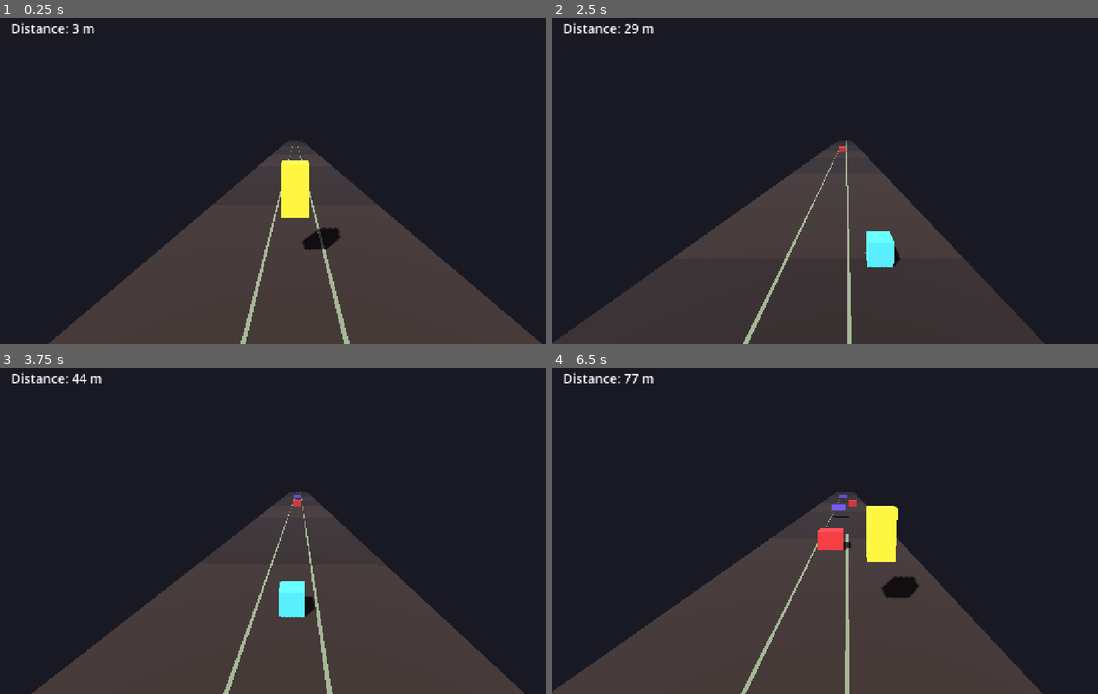
Above: before the commit, frames 1-4 (two rows, left to right).
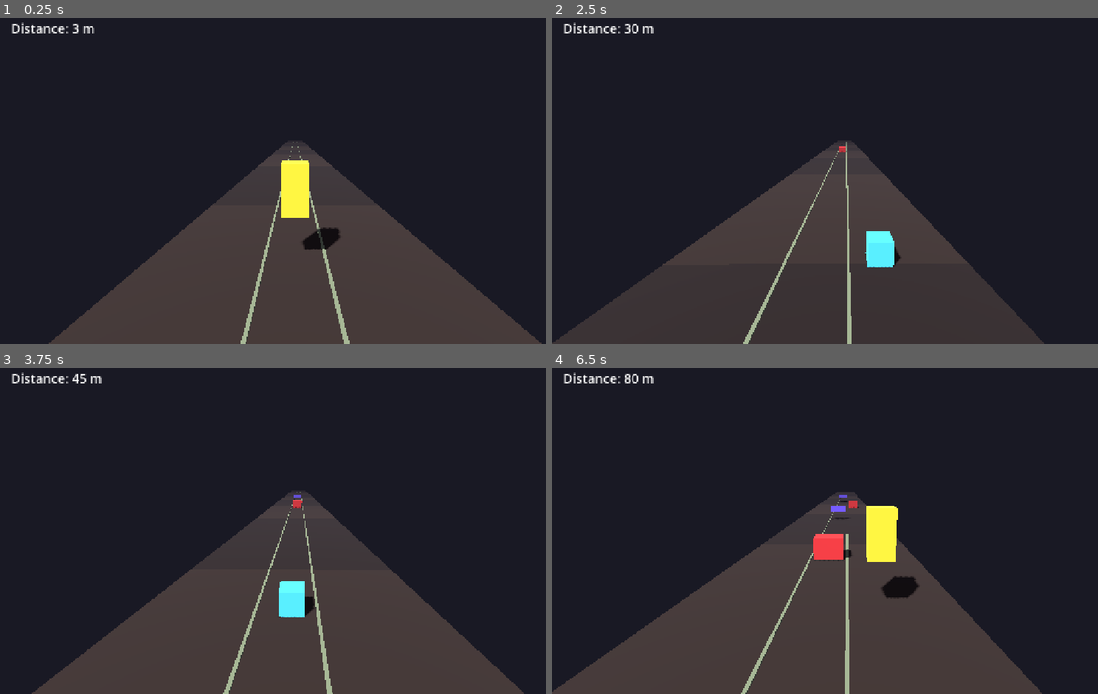
Above: after the commit, the same moments.

Repository: DanielEleojo/tribulation
Game: Godot game, scene res://scenes/game.tscn
The game is run twice, just before and just after one commit, with the same random seed, the same clock (stepped at 60 frames per second) and the same inputs.
Inputs (mouse positions are in pixels of both pictures, inside the frame that each line leads up to):
- Up to frame 1 (0.25 s): no input
- Up to frame 2 (2.5 s): tap Enter (restart) at 0.5 s; move the mouse to (977, 161) at 0.52 s; hold Right (move_right) 0.53-1.28 s; tap Down (slide) at 0.6, 1.35, 2.1 s; click (977, 161) at 0.67 s; tap Space (jump) at 0.77, 1.52 s; move the mouse to (726, 194) at 1.27 s; hold Left (move_left) 1.28-2.03 s; move the mouse to (906, 106) at 2.02 s; hold Right (move_right) from 2.03 s (still down)
- Up to frame 3 (3.75 s): move the mouse to (267, 592) at 2.77 s; tap Down (slide) at 2.85, 3.6 s; click (267, 592) at 2.92 s; tap Space (jump) at 3.02 s; move the mouse to (469, 576) at 3.52 s; release Right (move_right) at 3.53 s; hold Left (move_left) from 3.53 s (still down)
- Up to frame 4 (6.5 s): tap Space (jump) at 3.77, 4.52, 6.02 s; move the mouse to (672, 478) at 4.27 s; tap Down (slide) at 4.35, 5.1, 5.85 s; move the mouse to (874, 527) at 5.02 s; click (874, 527) at 5.17 s; move the mouse to (759, 446) at 5.77 s; release Left (move_left) at 5.78 s; hold Right (move_right) from 5.78 s (still down)

The runs differ from the first frame. In frame 1, less than 0.1% of the frame differs, in the area x 23-85%, y 70-80%; in frame 2, less than 0.1%; in frame 3, less than 0.1%; in frame 4, 0.5%, in the area x 13-66%, y 1-71%.

Commit message:
Phase 1.E (3D): speed ramp (12->22 capped over 90s)

Diff:
--- a/scripts/player.gd
+++ b/scripts/player.gd
@@ -7,8 +7,10 @@
 ##        - In the air: fast-fall (dive) straight down, then slide on landing.
 ## Placeholder visual is a colored box built in code (no art yet).
 
-@export var run_speed: float = 12.0      # constant forward speed (units/sec, -Z)
-@export var gravity: float = 30.0        # downward acceleration (units/sec^2)
+@export var base_speed: float = 12.0       # starting forward speed (units/sec, -Z)
+@export var max_speed: float = 22.0        # speed cap so it stays playable
+@export var speed_ramp_time: float = 90.0  # seconds of running to reach max_speed
+@export var gravity: float = 30.0          # downward acceleration (units/sec^2)
 @export var jump_velocity: float = 12.0  # upward velocity on jump (units/sec)
 @export var fast_fall_speed: float = 30.0  # downward dive speed when sliding mid-air
 
@@ -27,6 +29,8 @@
 
 var current_lane: int = 1                # 0 = left, 1 = center, 2 = right
 var start_z: float = 0.0
+var run_speed: float = base_speed        # current forward speed (ramps up over time)
+var _run_time: float = 0.0               # elapsed alive run time, drives the ramp
 var is_sliding: bool = false
 var slide_time_left: float = 0.0
 var _pending_slide: bool = false         # queued slide for when a fast-fall lands
@@ -97,7 +101,10 @@
 			_end_slide()
 	_was_on_floor = grounded
 
-	# Constant forward run.
+	# Forward run, ramping speed up to a cap over elapsed run time.
+	_run_time += delta
+	var ramp: float = clampf(_run_time / speed_ramp_time, 0.0, 1.0)
+	run_speed = lerpf(base_speed, max_speed, ramp)
 	velocity.z = -run_speed
 	# Ease sideways toward the target lane's X.
 	var target_x: float = float(current_lane - 1) * LANE_WIDTH
Not shown, changed: devlog.txt
